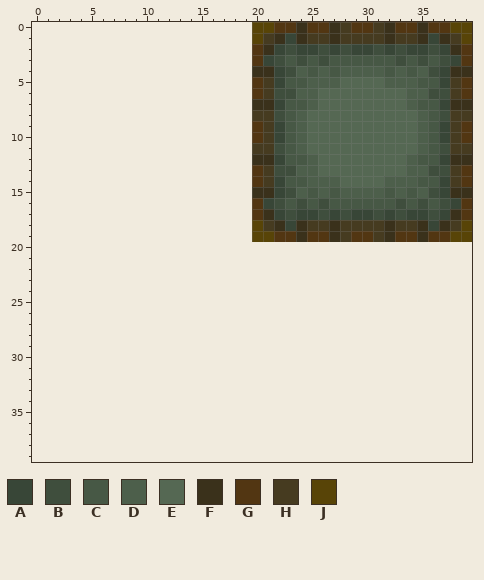
Two states of a pixel-art sprite, res/tile/stone.png. The picture above is the old version.
The file is 20x20 pixels. Colours within 5 levels of each other are drawn and written as one. The old version is drawn lined up with the new one, on the new canvas.
Palette (. is transparent): A #384637  B #3f4e3d  C #475845  D #4d5f4b  E #556853  F #3a311b  G #523612  H #463b20  J #584407
Pixels before, first column x 20:
 0 JJGGFGGFHGGHFGGFGGJJ
 1 JHFAFHHFHHHHFHHFAFHJ
 2 GFABAABABAABABAABAFG
 3 GABCBCBCCCCCCBCBCBAG
 4 FFABDCDCDDDDCDCDBAFF
 5 GHACCDDDEEEEDDDCCAHG
 6 GHBBDDEEEEEEEEDDBBHG
 7 FFACCDEEEEEEEEDCCAFF
 8 HHBCDEEEEEEEEEEDCBHH
 9 GHACDEEEEEEEEEEDCAHG
10 GHACDEEEEEEEEEEDCAHG
11 HHBCDEEEEEEEEEEDCBHH
12 FFACCDEEEEEEEEDCCAFF
13 GHBBDDEEEEEEEEDDBBHG
14 GHACCDDDEEEEDDDCCAHG
15 FFABDCDCDDDDCDCDBAFF
16 GABCBCBCCCCCCBCBCBAG
17 GFABAABABAABABAABAFG
18 JHFAFHHFHHHHFHHFAFHJ
19 JJGGFGGFHGGHFGGFGGJJ
The result:
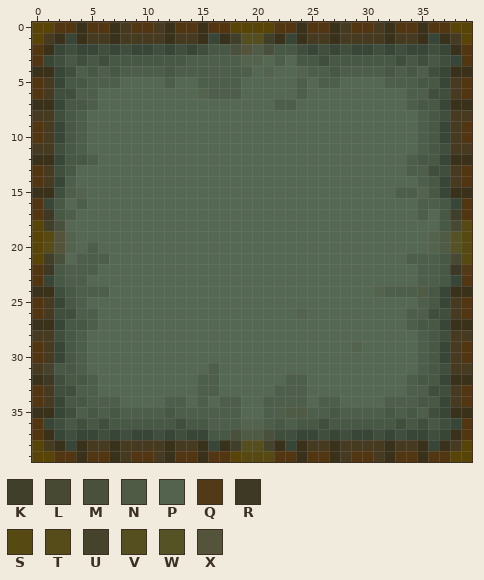
Colours new in this view: K #403f29  L #474932  M #49503b  N #4f5b44  P #53634d  Q #523a18  R #3d3924  S #574912  T #554c19  U #46432d  V #554f1f  W #555226  X #535439
Difference:
canvas 20x20 -> 40x40, the old top-left corner now at 20,0
y 0: x 0..19 .................... -> JJGGFGGFHGGHFGGFGGJJ
y 1: x 0..21 ....................JH -> JHFAFHHFHHHHFHHFAFKVVK
y 2: x 0..24 ....................GFABA -> GFABAABABAABABABCCMXNMCCB
y 3: x 0..24 ....................GABCB -> GABCBCBCCCCCCCDDDDDPPEDEC
y 4: x 0..25 ....................FFABDC -> FFABDCDCDDDDCDDDDDDDEPEEPD
y 5: x 0..25 ....................GHACCD -> GHACCDDDEEEEDEEDDDDEEEEEDE
y 6: x 0..23 ....................GHBB -> GHBBDDEEEEEEEEEPDDDEEEEE; x 25 D -> E
y 7: x 0..25 ....................FFACCD -> FFACCDEEEEEEEEEEEEEEEEDDEE
y 8: x 0..24 ....................HHBCD -> HHBCDEEEEEEEEEEEEEEEEEEEE
y 9..10: x 0..24 ....................GHACD -> GHACDEEEEEEEEEEEEEEEEEEEE
y 11: x 0..24 ....................HHBCD -> HHBCDEEEEEEEEEEEEEEEEEEEE
y 12: x 0..25 ....................FFACCD -> FFACCDEEEEEEEEEEEEEEEEEEEE
y 13: x 0..25 ....................GHBBDD -> GHBCEEEEEEEEEEEEEEEEEEEEEE
y 14: x 0..27 ....................GHACCDDD -> GHADEEEEEEEEEEEEEEEEEEEEEEEE; x 32..35 DDDC -> EEED
y 15: x 0..32 ....................FFABDCDCDDDDC -> FFBDPEEEEEEEEEEEEEEEEEEEEEEEEEEEE; x 34..36 CDB -> DPC
y 16: x 0..37 ....................GABCBCBCCCCCCBCBCB -> GACEDEEEEEEEEEEEEEEEEEEEEEEEEEEEEEEDDC
y 17: x 0..38 ....................GFABAABABAABABAABAF -> GRCDEEEEEEEEEEEEEEEEEEEEEEEEEEEEEEEDECK
y 18: x 0..39 ....................JHFAFHHFHHHHFHHFAFHJ -> JKMEEEEEEEEEEEEEEEEEEEEEEEEEEEEEEEEEECLS
y 19: x 0..39 ....................JJGGFGGFHGGHFGGFGGJJ -> JSXPEEEEEEEEEEEEEEEEEEEEEEEEEEEEEEEEPNWS
y 20: x 0..39 ........................................ -> JTXPEDEEEEEEEEEEEEEEEEEEEEEEEEEEEEEEPNWS
y 21: x 0..39 ........................................ -> JKMEDDDEEEEEEEEEEEEEEEEEEEEEEEEEEEDDDCLS
y 22: x 0..39 ........................................ -> GRCDDDEEEEEEEEEEEEEEEEEEEEEEEEEEEEEDDCRQ
y 23: x 0..39 ........................................ -> GACDDEEEEEEEEEEEEEEEEEEEEEEEEEEEEEEDDCAG
y 24: x 0..39 ........................................ -> FFBCDDDEEEEEEEEEEEEEEEEEEEEEEEEPDDDNCAFF
y 25: x 0..39 ........................................ -> GHACDEEEEEEEEEEEEEEEEEEEEEEEEEEEEEEDCAHG
y 26: x 0..39 ........................................ -> GHBBDDEEEEEEEEEEEEEEEEEEPEEEEEEEEEDDBBHG
y 27: x 0..39 ........................................ -> FFACCDEEEEEEEEEEEEEEEEEEEEEEEEEEEEDCCAFF
y 28: x 0..39 ........................................ -> HHBCDEEEEEEEEEEEEEEEEEEEEEEEEEEEEEEDCBHH
y 29: x 0..39 ........................................ -> GHACDEEEEEEEEEEEEEEEEEEEEEEEEPEEEEEDCAHG
y 30: x 0..39 ........................................ -> GHACDEEEEEEEEEEEEEEEEEEEEEEEEEEEEEEDCAHG
y 31: x 0..39 ........................................ -> HUCCDEEEEEEEEEEEDEEEEEEEEEEEEEEEEEEDCBHH
y 32: x 0..39 ........................................ -> FRBCCDEEEEEEEEEDDEEEEEEDDEEEEEEEEEDCCAFF
y 33: x 0..39 ........................................ -> GHBBDDEEEEEEEEEDDEEEEEDDDEEEEEEEEEDDBBHG
y 34: x 0..39 ........................................ -> GHACCDDDEEEEDDEDEDDEEDDDDEDDEEEEDDDCCAHG
y 35: x 0..39 ........................................ -> FFABDCDCDDDDCDDDDDDEEDDNNDDCDDDDCDCDBAFF
y 36: x 0..39 ........................................ -> GABCBCBCCCCCCBCCDDDPPDCDCCBCCCCCCBCBCBAG
y 37: x 0..39 ........................................ -> GFABAABABAABABAACCMNNMBBAABABAABABAABAFG
y 38: x 0..39 ........................................ -> JHFAFHHFHHHHFHHFAFKVVUFAFHHFHHHHFHHFAFHJ
y 39: x 0..39 ........................................ -> JJGGFGGFHGGHFGGFGGJSSSGGFGGFHGGHFGGFGGJJ
Changed places in both pictures, as pixel boxes (x1, y1, x2, y2):
changed: (32, 22, 472, 462)
